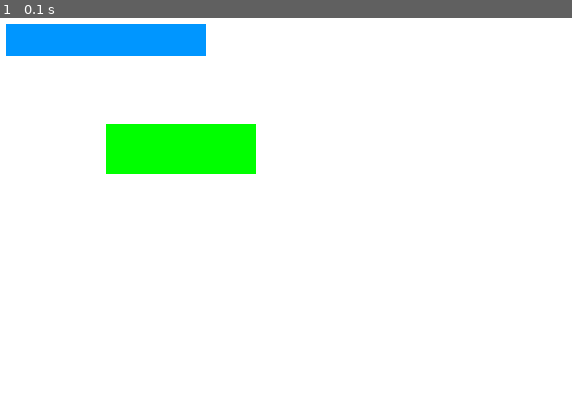
Above: before the commit, frame 1.
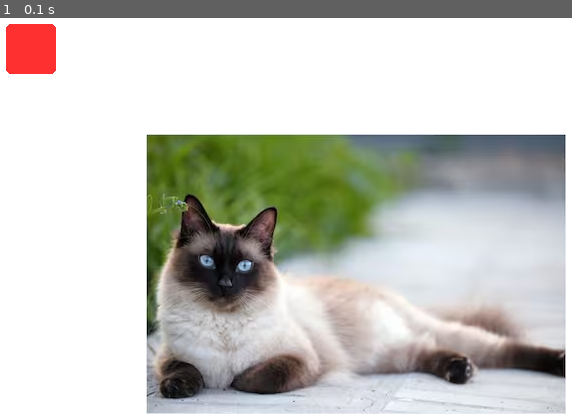
Above: after the commit, the same moment.

Repository: juliancz-a/SP_GRUPO_5_Pygame
Game: pygame game, started from code/menu.py
Two runs of this game, one before a commit and one after it. Both use one fixed random seed, a clock stepped at 60 frames per second and the inputs below.
Inputs:
- Up to frame 1 (0.1 s): no input

The runs differ from the first frame. In frame 1, 53% of the frame differs, in the area x 1-99%, y 1-99%.

Commit message:
class_box_01

Diff:
--- a/code/class_box.py
+++ b/code/class_box.py
@@ -1,31 +1,120 @@
 import pygame
+
+#animacion: self.dimensiones | self.posiciones
+
 class Box:
     #CONSTRUCTOR
-    def __init__(self, dimensiones:tuple, pos:tuple) -> pygame.Rect:
-        self.color_principal = (255,255,255)
+    def __init__(self, posiciones:tuple, dimensiones:tuple, color_principal:tuple, color_hover:tuple):
+
+
+        self.posiciones = posiciones
+        self.dimensiones = dimensiones
+        self.rectangulo = pygame.Rect(posiciones, dimensiones)
+
+        #Color
+        self.color_principal = color_principal
         self.color_secundario = (255,255,255)
-        self.color_click = (255,255,255)
-        self.dimensiones = dimensiones
-        self.posicion = pos
-        self.texto = None
 
-    def render_box (self, ventana):
-        pygame.draw.rect(ventana, self.color_principal, (self.posicion, self.dimensiones))
+        #Animación
+        self.presionado = False
+        self.reduccion = (dimensiones[0] * 0.95, dimensiones[1] * 0.95)
 
-    def set_color (self, first_color:tuple, secondary_color:tuple = None, color_on_click:tuple = None):
+        #Hover
+        self.hover = False
+        self.color_hover = color_hover
+
+
+    def draw_box (self, ventana, border_radius = -1, border = None, border_width = 0):
+
+        pygame.draw.rect(ventana, self.color_principal, self.rectangulo, border_radius = border_radius)
+
+        if self.hover:
+            pygame.draw.rect(ventana, self.color_hover, self.rectangulo, border_radius = border_radius)
+
+
+        if border:
+            pygame.draw.rect(ventana, self.color_secundario, self.rectangulo, width = border_width, border_radius = border_radius)
+
+
+    def set_color (self, first_color:tuple, secondary_color:tuple = None):
         self.color_principal = first_color
 
-        if secondary_color:
+        if secondary_color != None:
             self.color_secundario = secondary_color
 
-        if color_on_click:
-            self.color_click = color_on_click
+    def interactuar (self, event) -> bool:
+        accion = False
+        center = self.rectangulo.center
 
-    def presionar (self, mouse_pos:tuple):
-        pass
+        if event.type == pygame.MOUSEBUTTONDOWN:
+            if self.rectangulo.collidepoint(event.pos):
+                self.presionado = True
 
-    def set_text(self, text: str):
-        self.texto = text
 
-    def set_animation ():
-        pass
+                self.rectangulo.width = self.reduccion[0]
+                self.rectangulo.height = self.reduccion[1]
+                self.rectangulo.center = center
+                pygame.mixer.music.load(r"code\data\sound\mixkit-arcade-game-jump-coin-216.wav")
+                pygame.mixer.music.play(0)
+                pygame.mixer.music.set_volume(0.05)
+
+        elif event.type == pygame.MOUSEBUTTONUP:
+
+            self.presionado = False
+
+            self.rectangulo.width = self.dimensiones[0]
+            self.rectangulo.height = self.dimensiones[1]
+            self.rectangulo.center = center
+
+        elif event.type == pygame.MOUSEMOTION:
+            if self.rectangulo.collidepoint(event.pos):
+                self.hover = True
+            else:
+                self.hover = False
+
+        return accion
+
+
+    def set_text(self, surface: pygame.Surface , text: str, text_color: str| tuple, font:str, font_size:int):
+
+        x = self.posiciones[0]
+        y = self.posiciones[1]
+
+        fuente = pygame.font.SysFont(font, font_size)
+
+        text_surface = fuente.render(text, True, text_color)
+
+        #Obtener coordenadas del centro de la caja, y asignarselas al texto en formato rect
+        width_center = self.dimensiones[0] / 2
+        height_center = self.dimensiones[1] / 2
+
+        text_rect = text_surface.get_rect()
+        text_rect.center = (x + width_center, y + height_center)
+
+        surface.blit(text_surface, text_rect)
+
+pygame.init()
+clock = pygame.time.Clock()
+
+caja = Box((65,100), (400,200), "deepskyblue3", "deepskyblue4")
+
+ventana = pygame.display.set_mode((800,600))
+
+flag_run = True
+while flag_run:
+    clock.tick(20)
+    #manejador central
+    lista_eventos = pygame.event.get()
+    for evento in lista_eventos:
+        if evento.type == pygame.QUIT:
+            flag_run = False
+        caja.interactuar (evento)
+
+    ventana.fill("black")
+
+    caja.draw_box(ventana, border_radius=20, border = True, border_width=6)
+    caja.set_color("cadetblue1", secondary_color="deepskyblue3")
+    caja.set_text(ventana, "Jugar", "black", "Arial", 20)
+    pygame.display.update()
+
+pygame.quit()
--- a/code/data/data.py
+++ b/code/data/config/config.py
@@ -42,5 +42,3 @@
     ]
     }
     ]
-
-update_data(r"code\data\data.json", data)
--- a/code/logica.py
+++ b/code/logica.py
@@ -1,9 +1,9 @@
 from functools import reduce
 import pygame
 import random
-from data.data import *
+from data.config.config import *
 
-diccionario = read_data(r"code\data\data.json")
+diccionario = read_data(r"code\data\config\palabras.json")
 
 def swap (lista:list, a:int, b:int):
     aux = lista[a]
--- a/code/menu.py
+++ b/code/menu.py
@@ -1,5 +1,5 @@
 import pygame
-from class_box import *
+
 #Colores
 BLANCO = (255, 255, 255)
 NEGRO = (0, 0, 0)
@@ -22,15 +22,22 @@
 fuente = pygame.font.SysFont("Arial", 20)
 
 #Cuadro de texto (Orientarlo a objetos reciba dimensiones, colores, donde lo quiero ubicar, preguntarle si quiere tener un texto por default)
-play_button = pygame.Rect(50,50,200,32) # rectangulo lógico
+play_button = pygame.Rect(50,50,50,50) # rectangulo lógico
 play_button_color = AZUL_CLARO
 activo = False
 text = "Jugar"
 flag_run = True
 
-cajita = Box((150, 50), (150, 150))
-Box.set_text(cajita, "MARCELA")
-Box.set_color(cajita, VERDE)
+gato = pygame.image.load(r"code\data\img\image.png")
+
+gato_rect = gato.get_rect()
+
+gato_rect.center = ((ANCHO_VENTANA/2, ALTO_VENTANA/2))
+
+print(gato_rect)
+# cajita = Box((150, 50), (150, 150))
+# Box.set_text(cajita, "MARCELA")
+# Box.set_color(cajita, "firebrick1")
 
 while flag_run:
     #manejador central
@@ -41,8 +48,8 @@
         elif evento.type == pygame.MOUSEBUTTONDOWN:
             if play_button.collidepoint(evento.pos):
                 print("JUGAR")
-            elif cajita.collidepoint(evento.pos):
-                print("AYUDAAAAAAAAAA")
+            # elif cajita.collidepoint(evento.pos):
+            #     print("AYUDAAAAAAAAAA")
 
 
     ventana_principal.fill(BLANCO)
@@ -51,9 +58,10 @@
     # ventana_principal.blit(text_surface, (input_box.x + 5, input_box.y + 5))
 
     #rectangulo fisico
-    pygame.draw.rect(ventana_principal, play_button_color, play_button)
-    Box.render_box(cajita, ventana_principal)
+    pygame.draw.rect(ventana_principal, "firebrick1", play_button, border_radius=5 )
+    # Box.render_box(cajita, ventana_principal)
 
+    ventana_principal.blit(gato, gato_rect)
     pygame.display.update()
 
 pygame.quit()
Renamed: code/data/data.json -> code/data/config/palabras.json
Binary file added: code/data/img/image.png
Not shown, added: code/data/sound/click.wav
Not shown, added: code/data/sound/mixkit-arcade-game-jump-coin-216.wav
Not shown, added: code/data/sound/press_button.mp3
